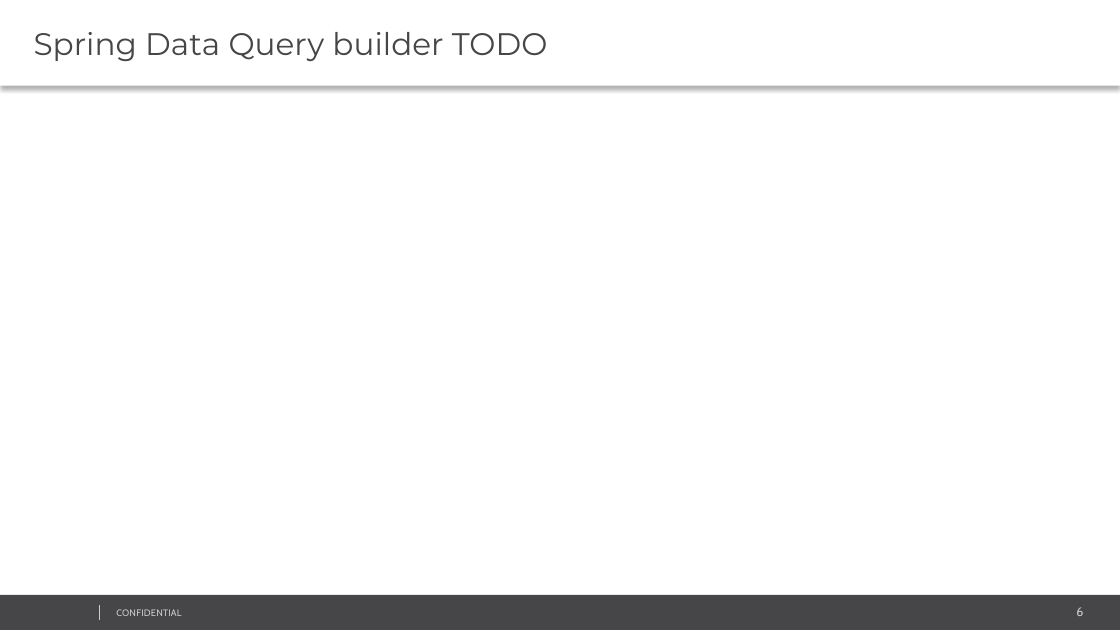
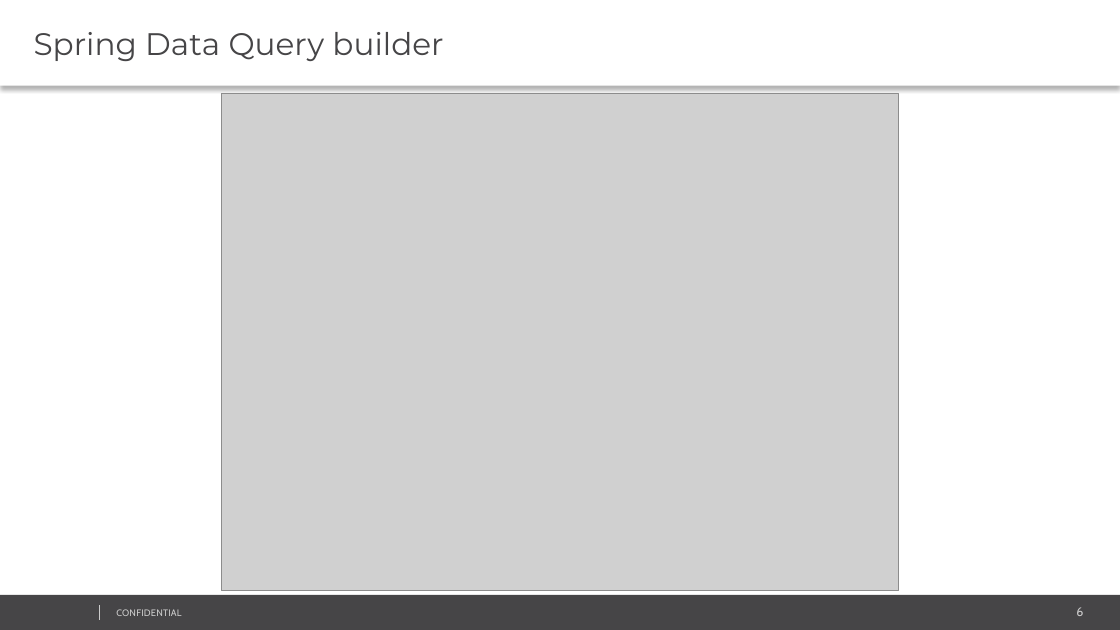
Before and after one commit to peterveres2/jpa-training, a slide deck: slide 6 of presentation/Day_8.pptx. Drawn at 1120x630 pixels with LibreOffice and Linux fonts; fonts in the diff are those of the drawing; grey boxes stand for pictures; background and template pictures are left out. Boxes give left, top, right and bottom in pixels: in the first picture for what was removed or moved away, otherwise in the second. Text is boxed around its words. In the diff, an @@ line names an element or a change of style, - is before the commit and + after.

Commit message:
spring-data presentation

```diff
--- a/presentation/Day_8.pptx
+++ b/presentation/Day_8.pptx
@@ text at [34,32,443,61]: text changed @@
-Spring Data Query builder TODO
+Spring Data Query builder
@@ picture added at [222,94,898,591] @@
```
Also in this commit, not shown: 1 other slide changed, 17 other files.
